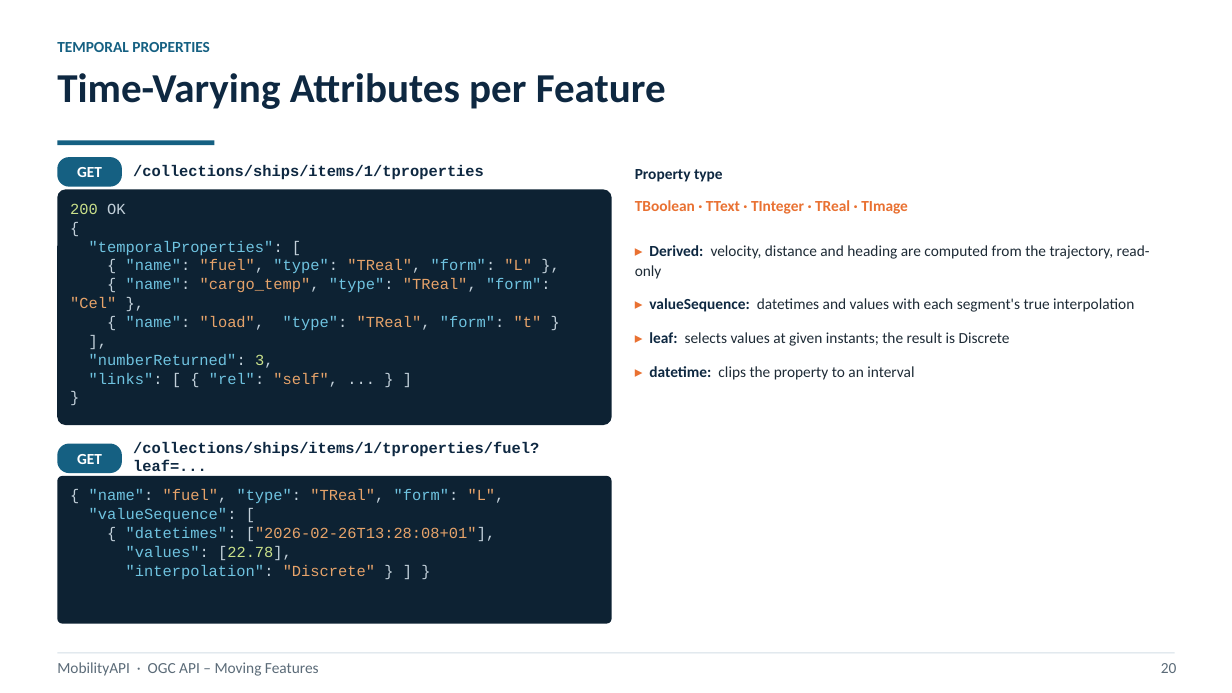
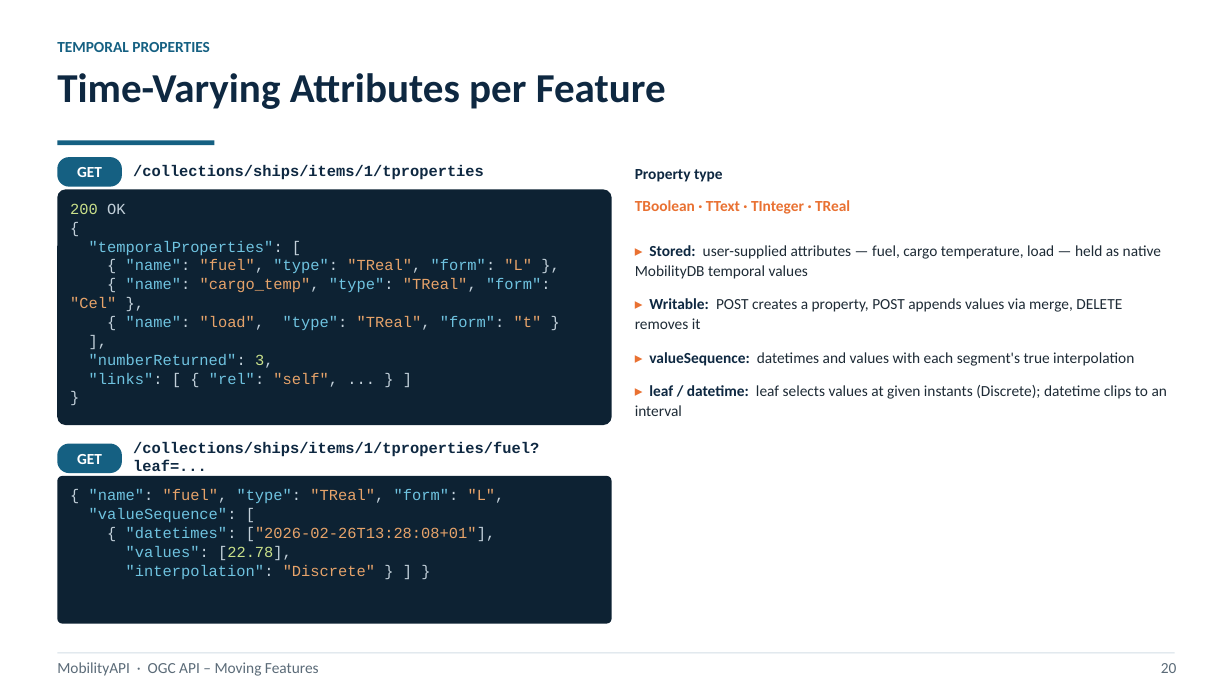
Before and after one commit to MobilityDB/MobilityAPI, a slide deck: slide 20 of MobilityAPIV6.pptx. Drawn at 1232x693 pixels with LibreOffice and Linux fonts; fonts in the diff are those of the drawing. Boxes give left, top, right and bottom in pixels: in the first picture for what was removed or moved away, otherwise in the second. Text is boxed around its words. In the diff, an @@ line names an element or a change of style, - is before the commit and + after.

Commit message:
Align the V6 deck with the implemented surface
The deck presents temporal properties as user-supplied values stored as native MobilityDB temporal values and written and removed over HTTP, member-geometry deletion and collection CRUD alongside the other extensions, the implemented temporal-property types, and the aistairc/mf-api reference implementation in the references.

```diff
--- a/MobilityAPIV6.pptx
+++ b/MobilityAPIV6.pptx
@@ text at (635,200,850,214): text changed @@
-TBoolean · TText · TInteger · TReal · TImage
+TBoolean · TText · TInteger · TReal
@@ text at (635,245,1161,329): text changed @@
-▸ Derived: velocity, distance and heading are computed from the trajectory, read-only
+▸ Stored: user-supplied attributes — fuel, cargo temperature, load — held as native MobilityDB temporal values
+▸ Writable: POST creates a property, POST appends values via merge, DELETE removes it
@@ text at (635,385,1167,416): text changed @@
-▸ leaf: selects values at given instants; the result is Discrete
-▸ datetime: clips the property to an interval
+▸ leaf / datetime: leaf selects values at given instants (Discrete); datetime clips to an interval
```
Also in this commit, not shown: 4 other slides changed, 1 other file.
